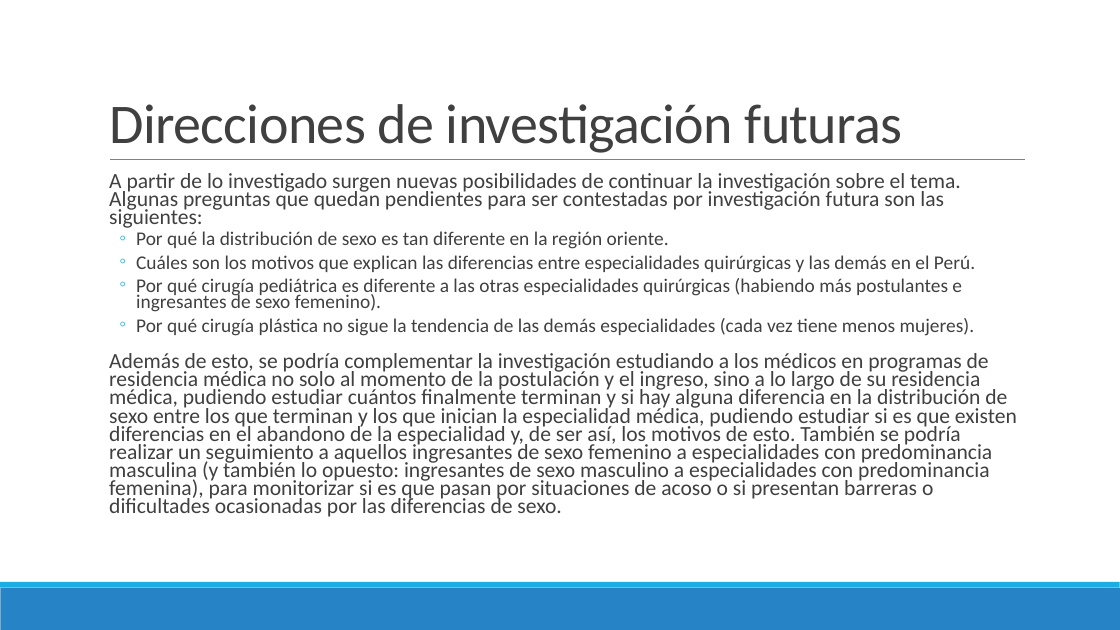
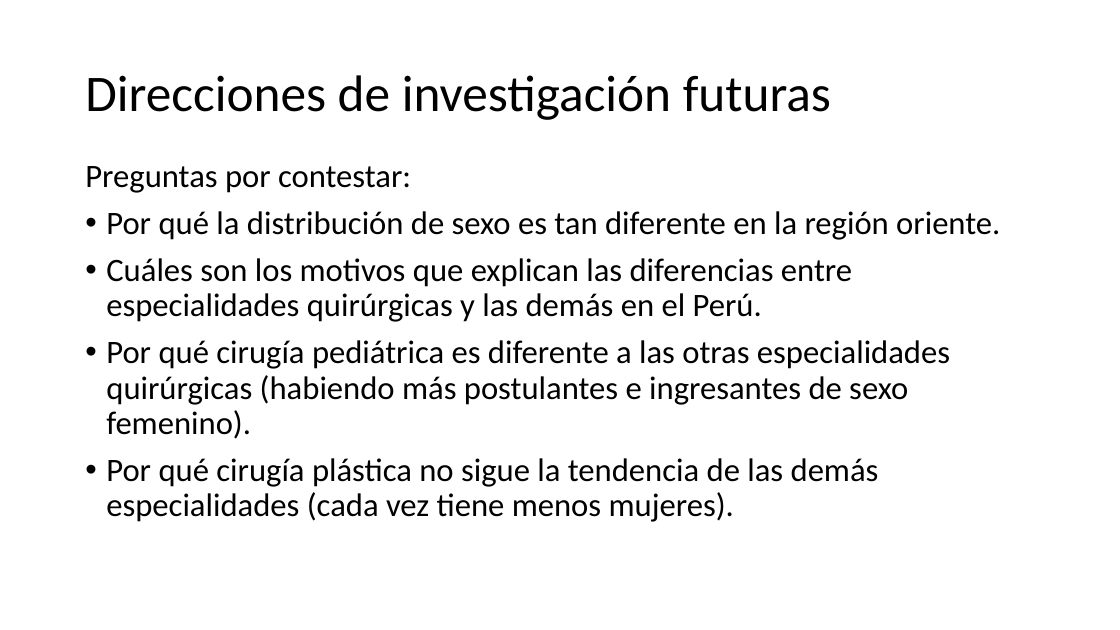
Before and after one commit to danimedi/tesis_genero_especialidades, a slide deck: slide 66 of doc/diapositivas_sustentacion_tesis.pptx (slide 68 before the commit). Drawn at 1120x630 pixels with LibreOffice and Linux fonts; fonts in the diff are those of the drawing; background and template pictures are left out. Boxes give left, top, right and bottom in pixels: in the first picture for what was removed or moved away, otherwise in the second. Text is boxed around its words. In the diff, an @@ line names an element or a change of style, - is before the commit and + after.

```diff
--- a/doc/diapositivas_sustentacion_tesis.pptx
+++ b/doc/diapositivas_sustentacion_tesis.pptx
@@ title "Direcciones de investigación futuras": place and size @@
-title "Direcciones de investigación futuras" at [109, 104, 903, 153]
+title "Direcciones de investigación futuras" at [85, 75, 831, 120]
@@ title "Direcciones de investigación futuras" at [85, 75, 831, 120]: size 48 to 44 pt, text colour #404040 to #000000, letter spacing -0.5 to 0 pt; line spacing 0.85 to 0.9; vertical alignment bottom to middle @@
@@ text "Preguntas por contestar:": place and size @@
-text "Preguntas por contestar:" at [109, 173, 1017, 517]
+text "Preguntas por contestar:" at [85, 166, 1000, 522]
@@ text at [85, 166, 411, 193]: text changed; size 18.5 to 28 pt; text colour #404040 to #000000 @@
-  A partir de lo investigado surgen nuevas posibilidades de continuar la investigación sobre el tema. Algunas preguntas que quedan pendientes para ser contestadas por investigación futura son las siguientes:
+Preguntas por contestar:
@@ line removed from (110, 160) to (1026, 160) @@
@@ text at [106, 211, 1000, 522]: size 16.6 to 28 pt, text colour #404040 to #000000; bullet ◦ to •; list level 2 to 1 in "Por qué la distribución de ..."; line spacing 0.7 to 0.9; list level 2 to 1 in "Cuáles son los motivos que ..."; list level 2 to 1 in "Por qué cirugía pediátrica es ..."; list level 2 to 1 in "Por qué cirugía plástica no ..." @@
@@ text at [109, 353, 1017, 517]: paragraph removed @@
-  Además de esto, se podría complementar la investigación estudiando a los médicos en programas de residencia médica no solo al momento de la postulación y el ingreso, sino a lo largo de su residencia médica, pudiendo estudiar cuántos finalmente terminan y si hay alguna diferencia en la distribución de sexo entre los que terminan y los que inician la especialidad médica, pudiendo estudiar si es que existen diferencias en el abandono de la especialidad y, de ser así, los motivos de esto. También se podría realizar un seguimiento a aquellos ingresantes de sexo femenino a especialidades con predominancia masculina (y también lo opuesto: ingresantes de sexo masculino a especialidades con predominancia femenina), para monitorizar si es que pasan por situaciones de acoso o si presentan barreras o dificultades ocasionadas por las diferencias de sexo.
@@ rectangle removed at [0, 588, 1120, 630] @@
@@ rectangle removed at [0, 582, 1120, 588] @@
```
Also in this commit, not shown: 64 other slides changed, 6 slides added, 7 slides removed.
